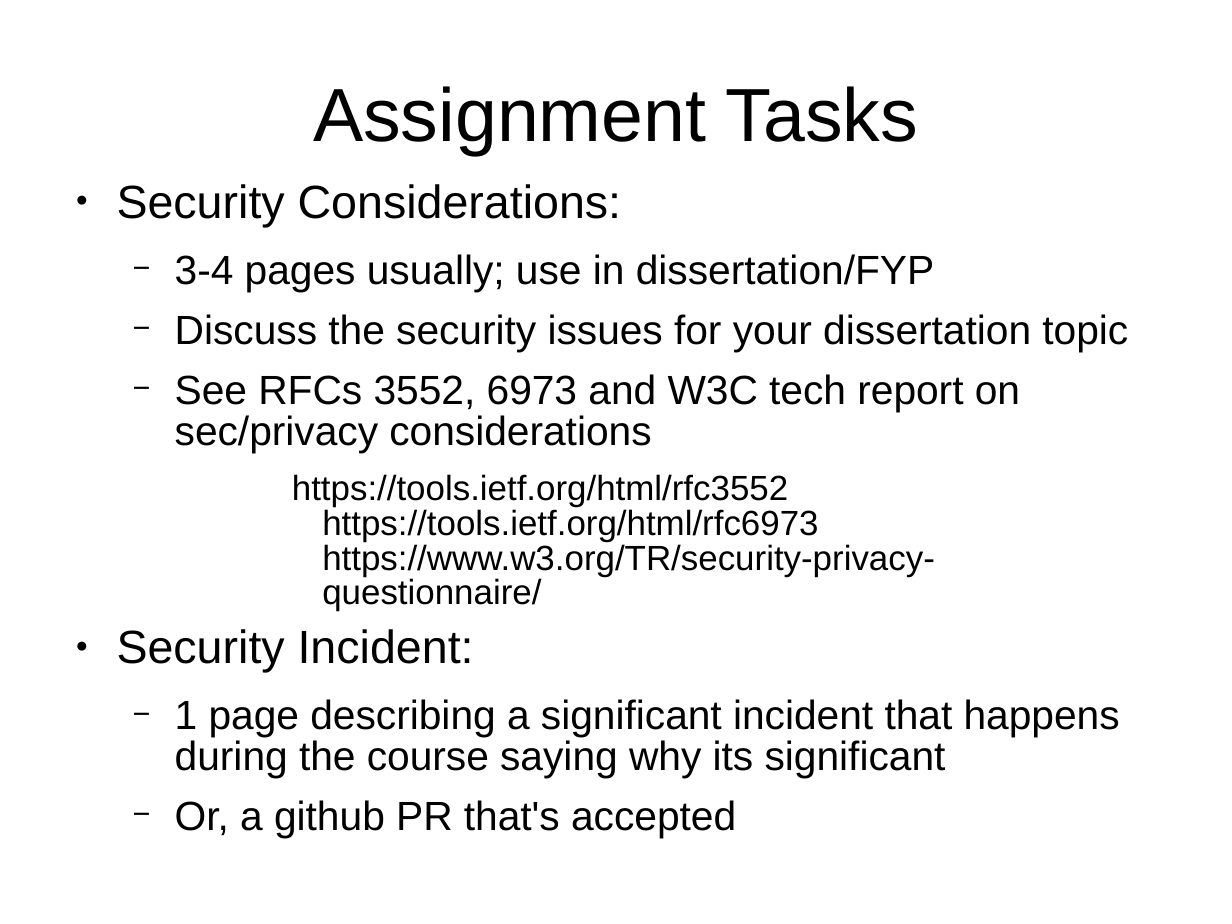
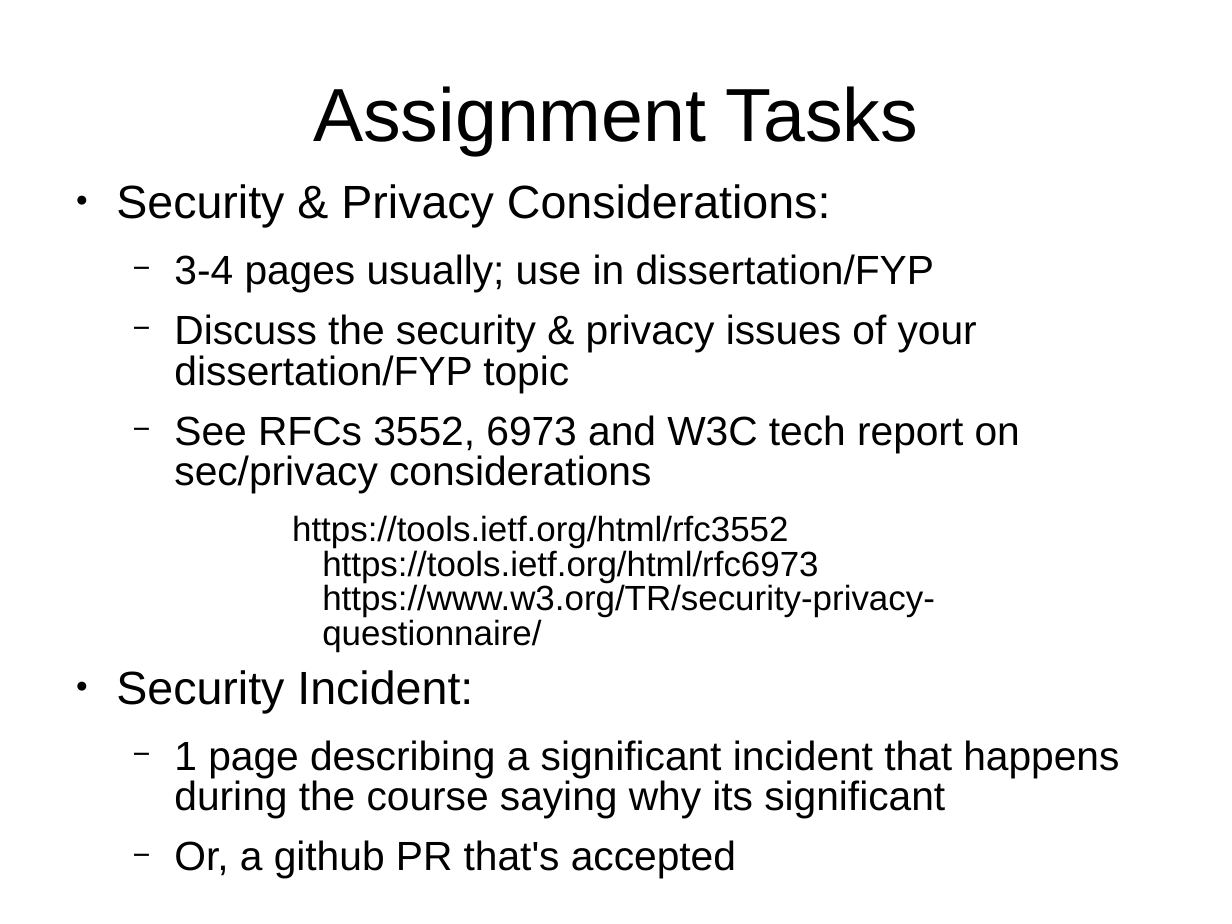
Before and after one commit to sftcd/cs7053, a slide deck: slide 4 of 2016lectures/01-intro.ppt. Drawn at 1232x924 pixels with LibreOffice and Linux fonts; fonts in the diff are those of the drawing. Boxes give left, top, right and bottom in pixels: in the first picture for what was removed or moved away, otherwise in the second. Text is boxed around its words. In the diff, an @@ line names an element or a change of style, - is before the commit and + after.

```diff
--- a/2016lectures/01-intro.ppt
+++ b/2016lectures/01-intro.ppt
@@ text at <box>116,184,831,227</box>: text changed @@
-● Security Considerations:
+● Security & Privacy Considerations:
@@ text at <box>116,254,1119,878</box>: indent changed @@
@@ text at <box>174,314,977,392</box>: text changed @@
-  − Discuss the security issues for your dissertation topic
+  − Discuss the security & privacy issues of your dissertation/FYP topic
```
Also in this commit, not shown: 7 other slides changed, 6 other files.
